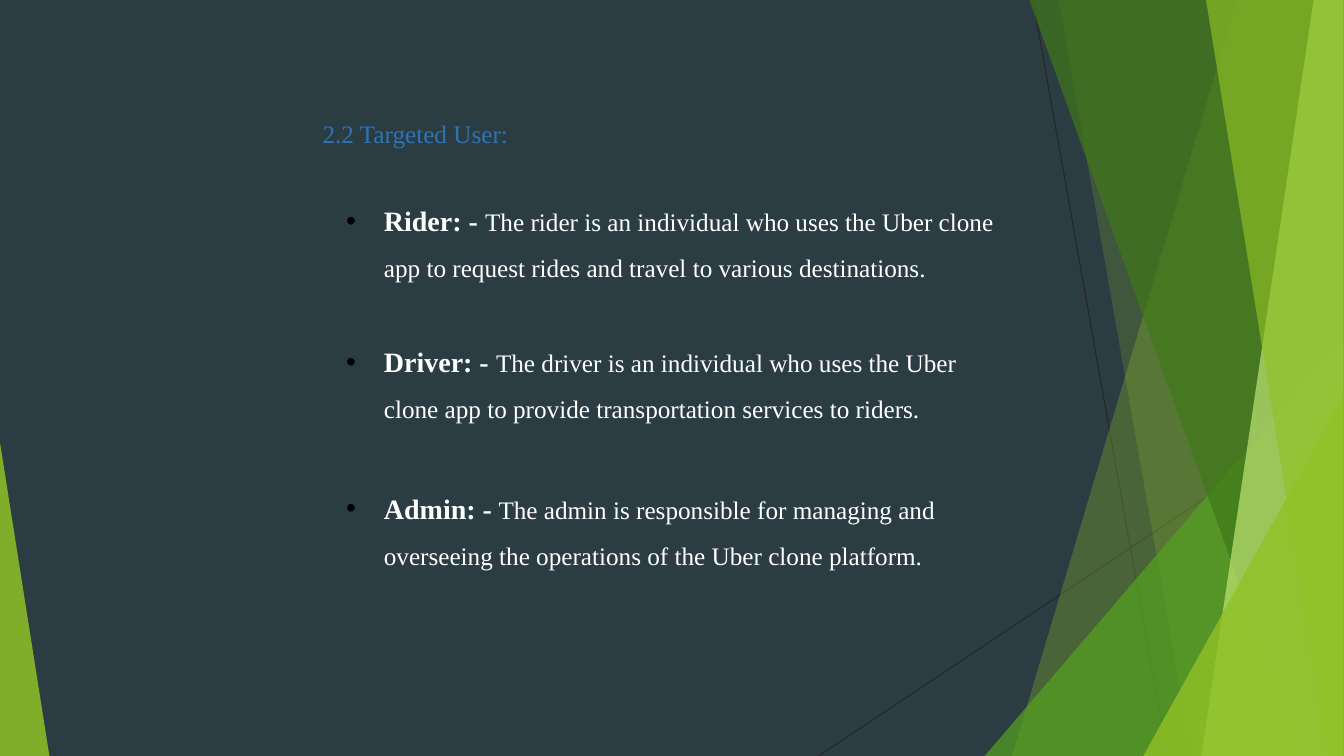
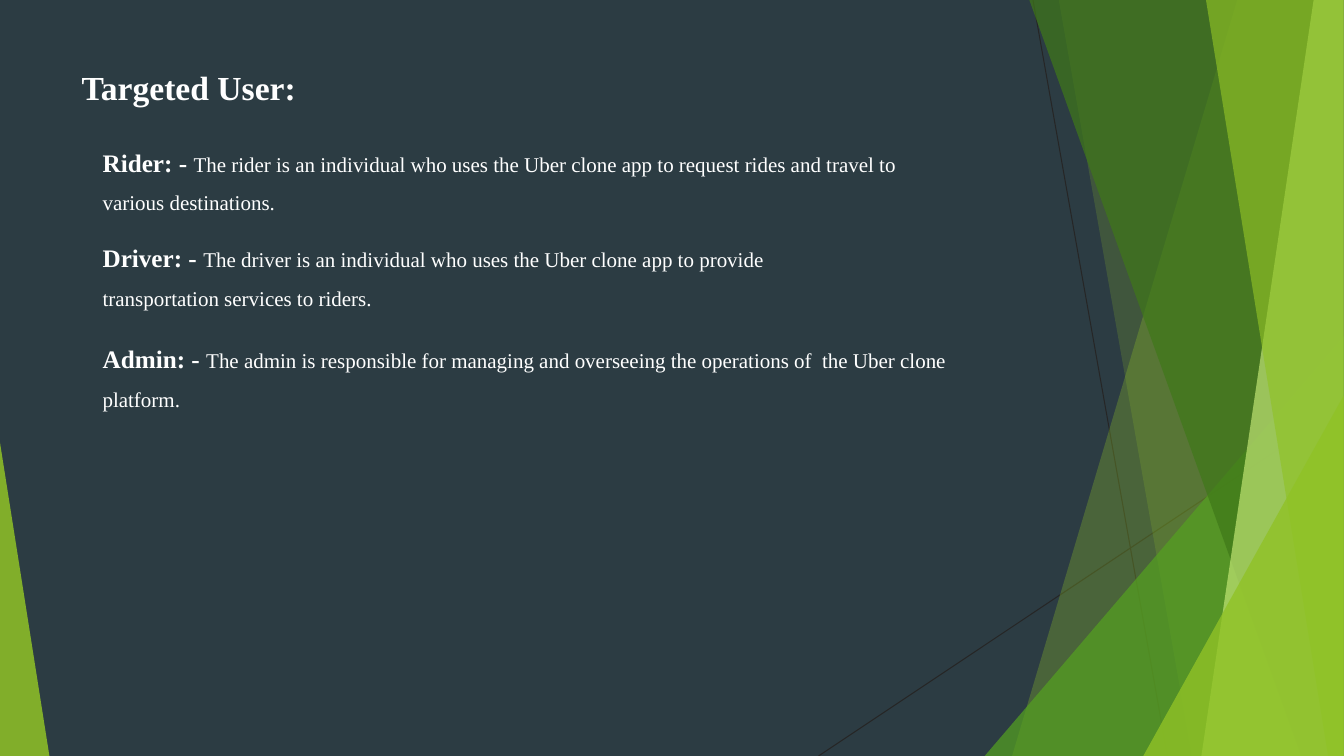
Before and after one commit to AmanPuthawala/UBERCLONE, a slide deck: slide 12 of materials/Uberclone.pptx. Drawn at 1344x756 pixels with LibreOffice and Linux fonts; fonts in the diff are those of the drawing. Boxes give left, top, right and bottom in pixels: in the first picture for what was removed or moved away, otherwise in the second. Text is boxed around its words. In the diff, an @@ line names an element or a change of style, - is before the commit and + after.

```diff
--- a/materials/Uberclone.pptx
+++ b/materials/Uberclone.pptx
@@ text at (x1=82, y1=76, x2=295, y2=107): text changed; size 18 to 24 pt; text colour #2E74B5 to #FFFFFF; bold on @@
-2.2 Targeted User:
+Targeted User:
@@ text "Rider: - The rider is ..." moved from (x1=384, y1=211, x2=994, y2=571) to (x1=103, y1=154, x2=945, y2=412) @@
@@ text "Rider: - The rider is ..." at (x1=103, y1=154, x2=945, y2=412): size 20 to 18 pt in "Rider: -", "Driver: -", "Admin: -"; size 18 to 15 pt; bullet • to none @@
```
Also in this commit, not shown: 15 other slides changed, 14 slides added, 10 slides removed.
